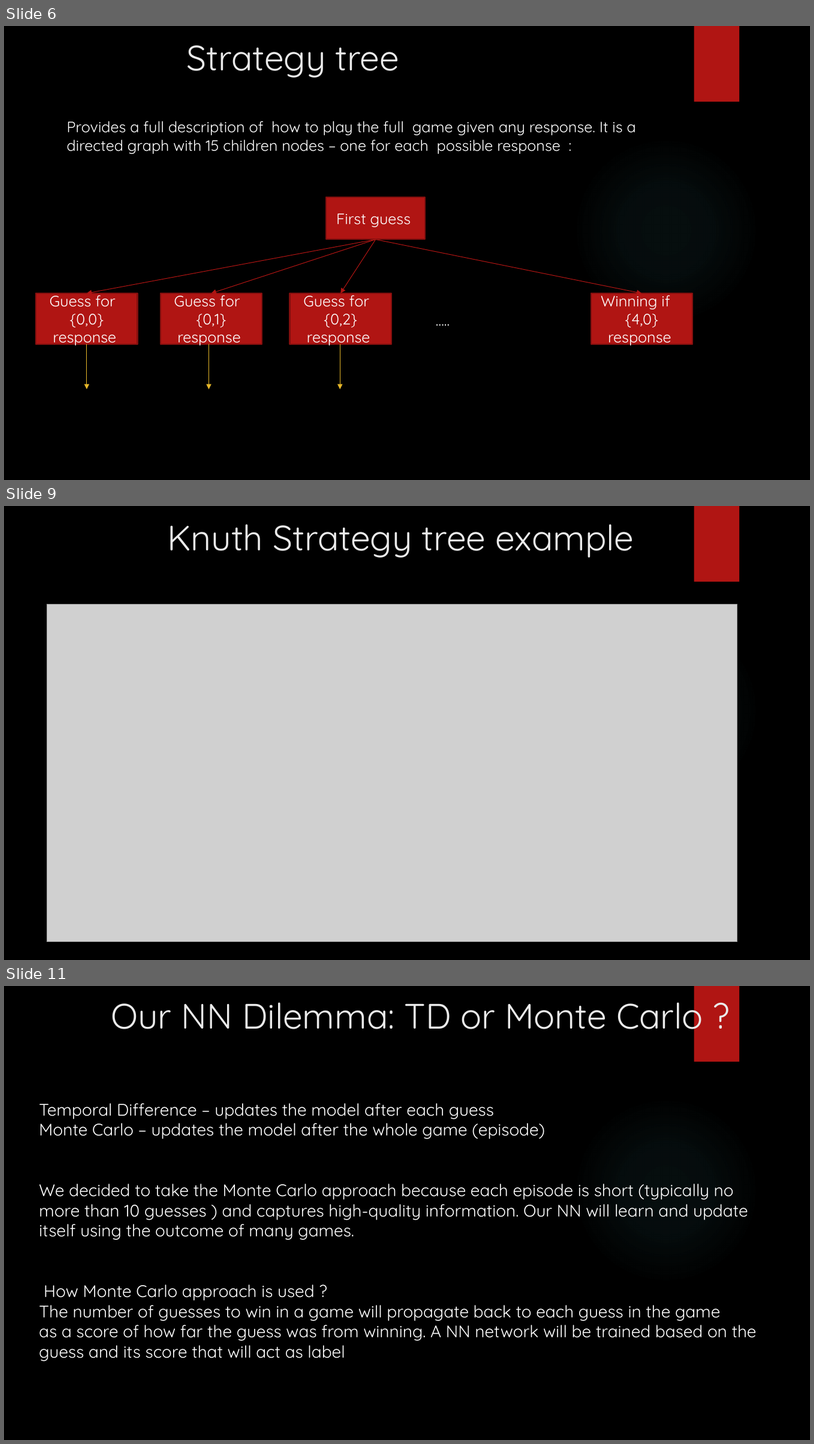
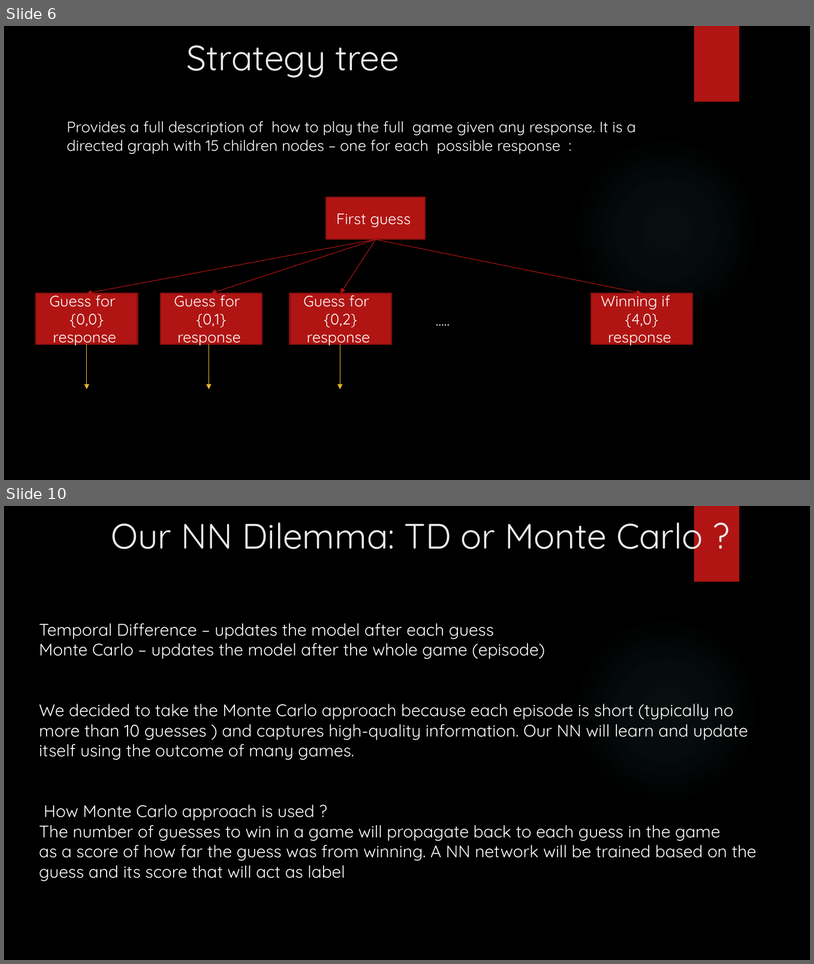
Before and after one commit to gilsh2/final_ai_project, a slide deck: ai_final_project_mastermind.pptx. Shown one above the other, each under a label of ours: slides 6, 9 and 11 before the commit, slides 6 and 10 after it; the slides between them are not shown. The pictures are 814x1444 and 814x964 pixels, drawn with LibreOffice and Linux fonts; fonts in the diff are those of the drawing; grey boxes stand for pictures; background and template pictures are left out. Boxes give left, top, right and bottom in pixels: in the first picture for what was removed or moved away, otherwise in the second. Text is boxed around its words. In the diff, an @@ line names an element or a change of style, - is before the commit and + after.

Commit message:
edit

```diff
--- a/ai_final_project_mastermind.pptx
+++ b/ai_final_project_mastermind.pptx
@@ slide 9 removed at (x1=4, y1=506, x2=810, y2=960), background picture (left out); not listed: 2 template elements that a slide beside it also shows @@
@@ text removed at (x1=167, y1=524, x2=634, y2=558) @@
-Knuth Strategy tree example
@@ picture removed at (x1=47, y1=604, x2=738, y2=942) @@
@@ what was slide 11 is now slide 10 @@
```
